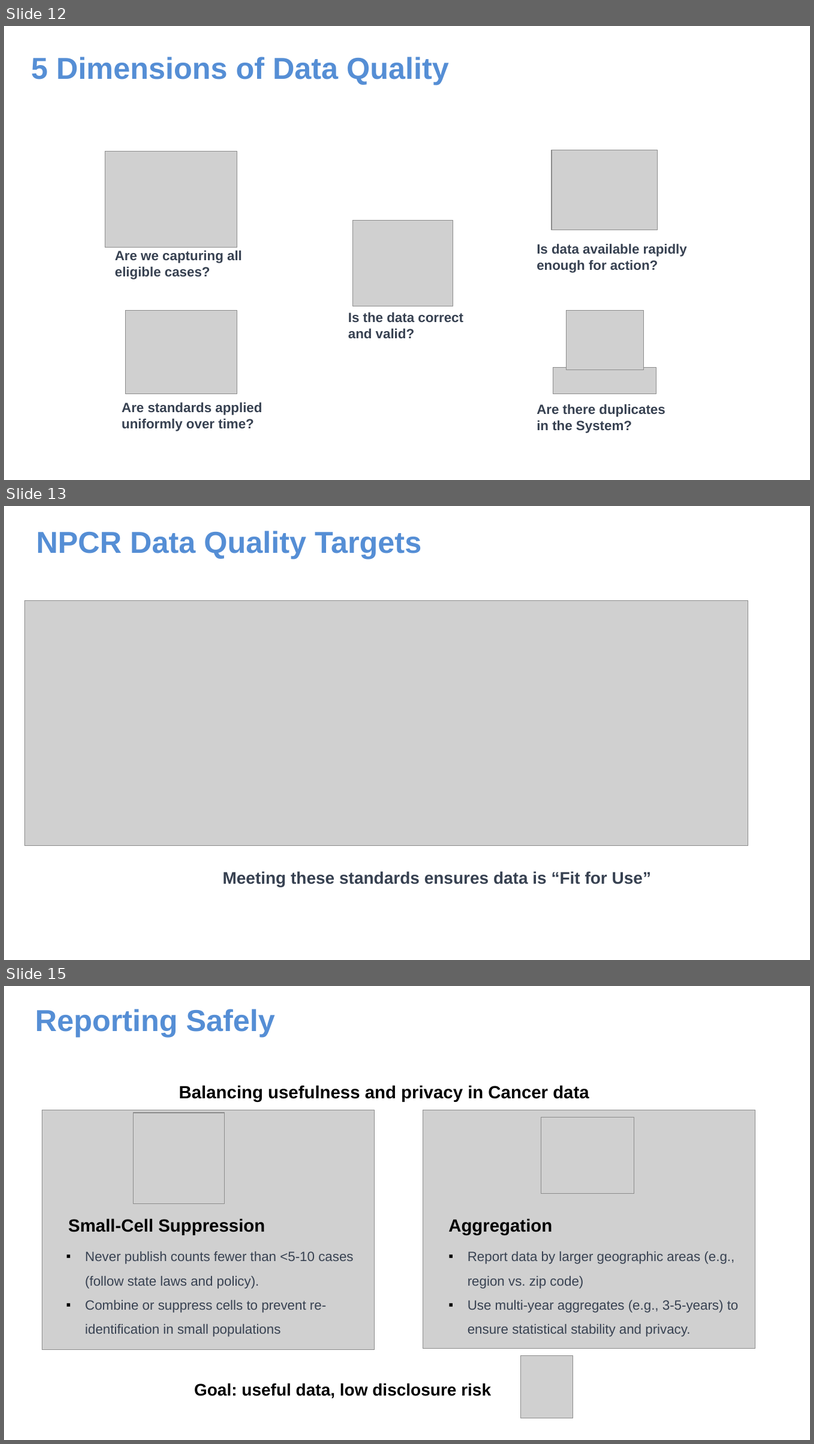
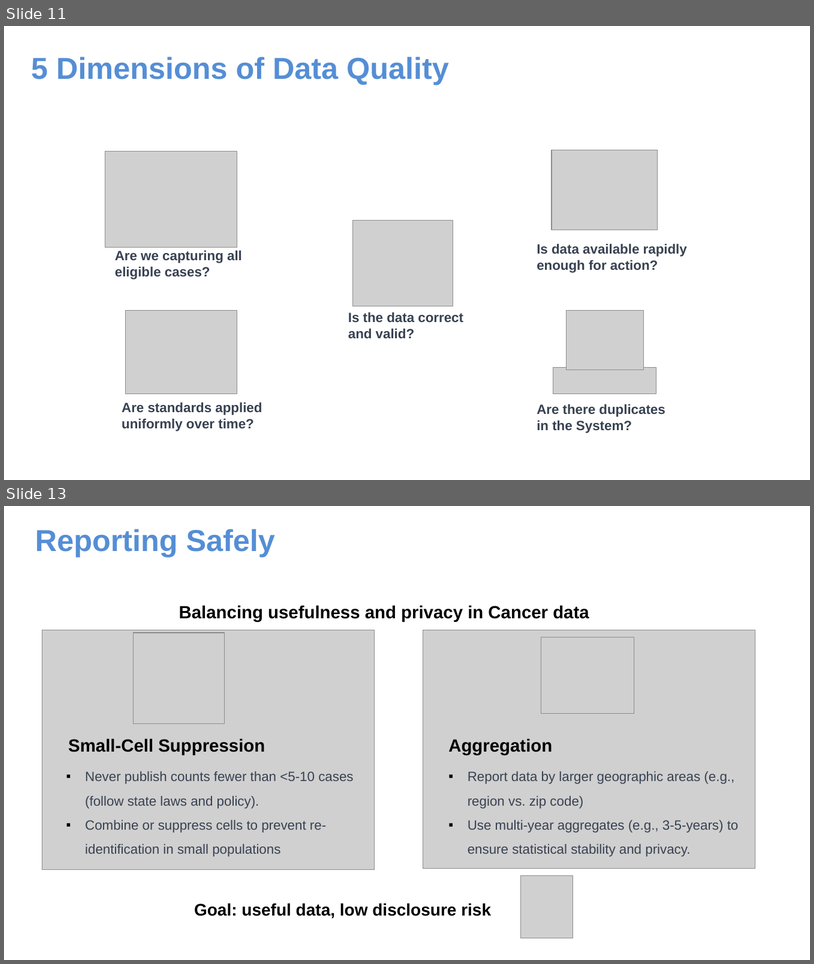
Before and after one commit to arshah18/arshah18.github.io, a slide deck: assets/cph705/cancer-surveillance-Presentation-asynchronous-session.pptx. Shown one above the other, each under a label of ours: slides 12, 13 and 15 before the commit, slides 11 and 13 after it; the slides between them are not shown. The pictures are 814x1444 and 814x964 pixels, drawn with LibreOffice and Linux fonts; fonts in the diff are those of the drawing; grey boxes stand for pictures; background and template pictures are left out. Boxes give left, top, right and bottom in pixels: in the first picture for what was removed or moved away, otherwise in the second. Text is boxed around its words. In the diff, an @@ line names an element or a change of style, - is before the commit and + after.

```diff
--- a/assets/cph705/cancer-surveillance-Presentation-asynchronous-session.pptx
+++ b/assets/cph705/cancer-surveillance-Presentation-asynchronous-session.pptx
@@ slide 13 removed at (4, 506, 810, 960), background picture (left out) @@
@@ text removed at (36, 531, 422, 559) @@
-NPCR Data Quality Targets
@@ picture removed at (24, 600, 748, 846) @@
@@ text removed at (223, 871, 651, 886) @@
-Meeting these standards ensures data is “Fit for Use”
@@ what was slide 12 is now slide 11 @@
@@ what was slide 15 is now slide 13 @@
```
Also in this commit, not shown: 2 slides changed, 1 slide added, 3 other slides removed, 1 other file.
